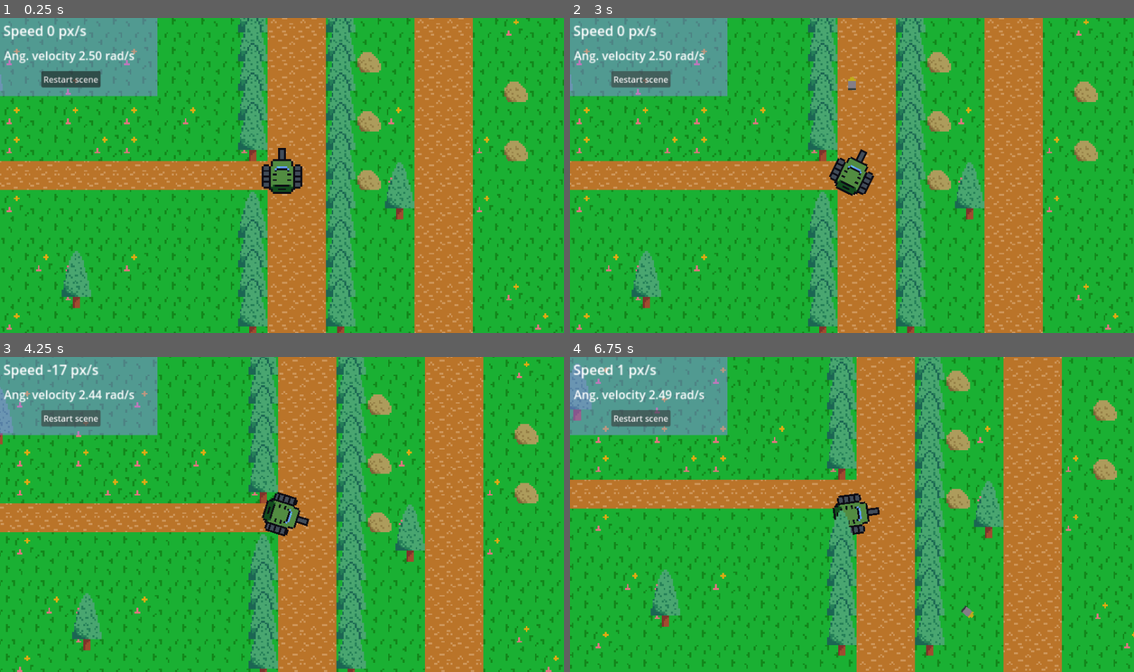
Above: before the commit, frames 1-4 (two rows, left to right).
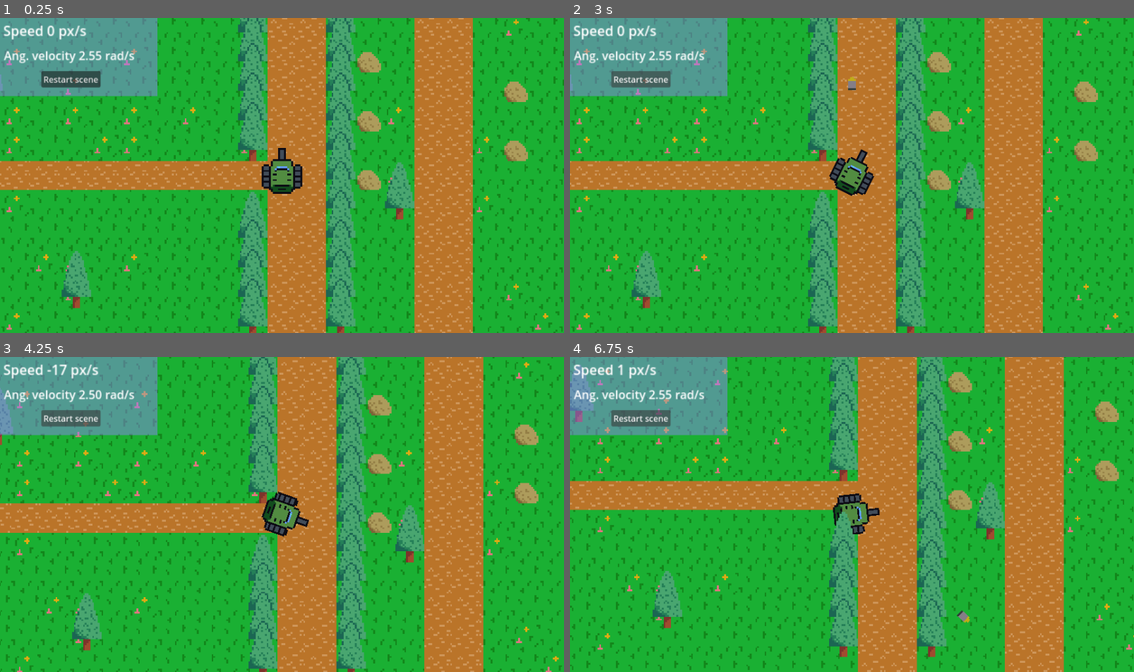
Above: after the commit, the same moments.

Repository: Hirosam1/tank_game
Game: Godot game, scene res://scenes/maps/debug_map.tscn
The game is run twice, just before and just after one commit, with the same random seed, the same clock (stepped at 60 frames per second) and the same inputs. The project has no main scene, so this scene is started directly.
Inputs:
- Up to frame 1 (0.25 s): no input
- Up to frame 2 (3 s): click "Restart scene" at 0.5 s; click "Restart scene" at 1.25 s; click "Restart scene" at 2 s; tap Enter at 2.75 s; hold D (player_mov_right) from 2.78 s (still down); hold Space (fire) from 2.78 s (still down)
- Up to frame 3 (4.25 s): release D (player_mov_right) at 3.53 s; release Space (fire) at 3.53 s; hold S (player_mov_down) from 3.53 s (still down); tap Space (fire) at 3.6 s
- Up to frame 4 (6.75 s): release S (player_mov_down) at 4.28 s; hold D (player_mov_right) 4.28-5.03 s; hold Space (fire) 4.28-5.03 s; hold W (player_mov_up) 5.03-5.78 s; tap Space (fire) at 5.1, 6.6 s; hold Space (fire) 5.78-6.53 s; hold A (player_mov_left) from 5.78 s (still down)

The runs differ from the first frame. In frame 1, less than 0.1% of the frame differs, in the area x 16-19%, y 10-14%; in frame 2, less than 0.1%; in frame 3, 4.4%; in frame 4, 18%, in the area x 0-100%, y 0-100%.

Commit message:
Some adjustments and remove collision of destructable object when destroyed

Diff:
--- a/scenes/assets/shoot_target.tscn
+++ b/scenes/assets/shoot_target.tscn
@@ -21,6 +21,18 @@
 "update": 1,
 "values": [0]
 }
+tracks/1/type = "value"
+tracks/1/imported = false
+tracks/1/enabled = true
+tracks/1/path = NodePath("StaticBody2D/CollisionShape2D:disabled")
+tracks/1/interp = 1
+tracks/1/loop_wrap = true
+tracks/1/keys = {
+"times": PackedFloat32Array(0),
+"transitions": PackedFloat32Array(1),
+"update": 1,
+"values": [false]
+}
 
 [sub_resource type="AnimationLibrary" id="AnimationLibrary_jb7mn"]
 _data = {
@@ -64,6 +76,18 @@
 "transitions": PackedFloat32Array(1),
 "update": 1,
 "values": [true]
+}
+tracks/3/type = "value"
+tracks/3/imported = false
+tracks/3/enabled = true
+tracks/3/path = NodePath("StaticBody2D/CollisionShape2D:disabled")
+tracks/3/interp = 1
+tracks/3/loop_wrap = true
+tracks/3/keys = {
+"times": PackedFloat32Array(0),
+"transitions": PackedFloat32Array(1),
+"update": 1,
+"values": [false]
 }
 
 [sub_resource type="Animation" id="Animation_fboan"]
@@ -105,6 +129,18 @@
 "update": 1,
 "values": [false]
 }
+tracks/3/type = "value"
+tracks/3/imported = false
+tracks/3/enabled = true
+tracks/3/path = NodePath("StaticBody2D/CollisionShape2D:disabled")
+tracks/3/interp = 1
+tracks/3/loop_wrap = true
+tracks/3/keys = {
+"times": PackedFloat32Array(0.1),
+"transitions": PackedFloat32Array(1),
+"update": 1,
+"values": [true]
+}
 
 [sub_resource type="AnimationLibrary" id="AnimationLibrary_4wyrr"]
 _data = {
@@ -118,7 +154,7 @@
 [sub_resource type="PhysicsMaterial" id="PhysicsMaterial_vypn6"]
 
 [sub_resource type="RectangleShape2D" id="RectangleShape2D_3pk3u"]
-size = Vector2(20, 4)
+size = Vector2(18, 3)
 
 [node name="ShootTarget" type="Node2D"]
 z_index = 1
@@ -163,7 +199,7 @@
 physics_material_override = SubResource("PhysicsMaterial_vypn6")
 
 [node name="CollisionShape2D" type="CollisionShape2D" parent="StaticBody2D"]
-position = Vector2(0, 14)
+position = Vector2(0, 13.5)
 shape = SubResource("RectangleShape2D_3pk3u")
 
 [connection signal="animation_finished" from="AnimationPlayer" to="AnimationPlayer" method="_on_animation_finished"]
--- a/scenes/assets/tank_player.tscn
+++ b/scenes/assets/tank_player.tscn
@@ -83,10 +83,11 @@
 y_sort_enabled = true
 motion_mode = 1
 script = ExtResource("1_w3lpw")
-acceleration = 24.0
-deacceleration = 18.0
-top_speed = 150.0
+acceleration = 23.0
+deacceleration = 19.0
+top_speed = 175.0
 min_angular_velocity = 1.4
+top_angular_vel = 2.55
 
 [node name="TankCollisionBox" type="CollisionShape2D" parent="."]
 z_index = 2
@@ -110,7 +111,7 @@
 "": SubResource("AnimationLibrary_km24e")
 }
 script = ExtResource("4_6jwn7")
-max_animation_speed = 10.0
+max_animation_speed = 14.0
 
 [node name="Health" type="Node2D" parent="."]
 script = ExtResource("6_gylf2")
--- a/scenes/maps/debug_map.tscn
+++ b/scenes/maps/debug_map.tscn
@@ -20,7 +20,7 @@
 3:0/0/y_sort_origin = 1
 3:0/0/physics_layer_0/linear_velocity = Vector2(0, 0)
 3:0/0/physics_layer_0/angular_velocity = 0.0
-3:0/0/physics_layer_0/polygon_0/points = PackedVector2Array(4.5, 7, 3.5, -1, -5, -1, -5, 7)
+3:0/0/physics_layer_0/polygon_0/points = PackedVector2Array(3.5, 7, 3.5, -1, -5, -1, -5, 7)
 0:2/0 = 0
 0:2/0/physics_layer_0/linear_velocity = Vector2(0, 0)
 0:2/0/physics_layer_0/angular_velocity = 0.0
@@ -97,7 +97,7 @@
 position = Vector2(-344, 104)
 
 [node name="AITank" parent="." instance=ExtResource("6_v2nmq")]
-position = Vector2(-360, -40)
+position = Vector2(-232, 56)
 
 [editable path="ShootTargets/ShootTarget"]
 [editable path="ShootTargets/ShootTarget2"]
--- a/scripts/Player/player_controll.gd
+++ b/scripts/Player/player_controll.gd
@@ -1,20 +1,25 @@
 ## Controlls the movement of the player controller,
 ## based on player input.
 extends CharacterBody2D
-## How much it increaces velocity per second.
+
+## How much it increaces speed (px/s) per second.
 @export
 var acceleration = 15.0
+
 ## How much speed is lost per second, not including player input.
 @export
 var deacceleration = 8.0
-## Maximum speed per second
+
+## Maximum speed.
 @export
 var top_speed = 200.0
-##Minimum angular velocity in radians
+
+##Minimum angular velocity in radians per seconds.
 @export
 var min_angular_velocity = 1.5
+
 ## The angular velocity at speed = 0, at others speeds it is
-## interpolated with min_angular_velocity
+## interpolated with min_angular_velocity .
 @export
 var top_angular_vel = 2.5
 
--- a/scripts/ai_conroll.gd
+++ b/scripts/ai_conroll.gd
@@ -1,18 +1,23 @@
 ## Controlls the movement of the player controller,
 ## based on player input.
 extends CharacterBody2D
+
 ## How much it increaces velocity per second.
 @export
 var acceleration = 15.0
+
 ## How much speed is lost per second, not including player input.
 @export
 var deacceleration = 8.0
+
 ## Maximum speed per second
 @export
 var top_speed = 200.0
+
 ##Minimum angular velocity in radians
 @export
 var min_angular_velocity = 1.5
+
 ## The angular velocity at speed = 0, at others speeds it is
 ## interpolated with min_angular_velocity
 @export
--- a/scripts/bullet_behaviour.gd
+++ b/scripts/bullet_behaviour.gd
@@ -1,4 +1,5 @@
 extends Node2D
+
 ## Default speed of the bullet in px/s. May be changed depending on the
 ## spawner speed.
 @export
--- a/scripts/hurtbox.gd
+++ b/scripts/hurtbox.gd
@@ -2,6 +2,7 @@
 ## any parent class.
 extends Area2D
 class_name  HurtBox
+
 ## How much damage this hurtbox will reduce.
 @export
 var damage_negator := 0
